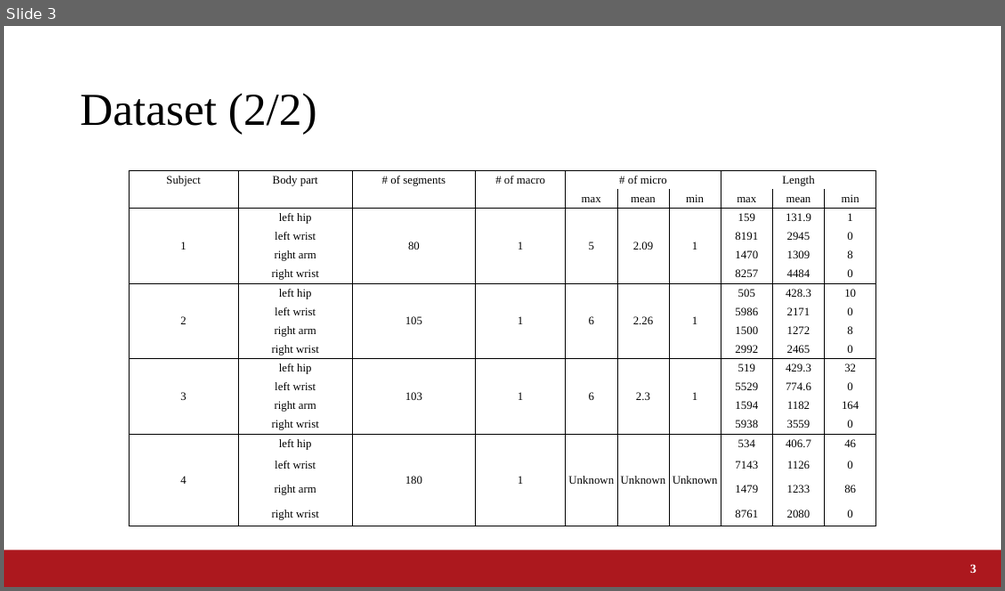
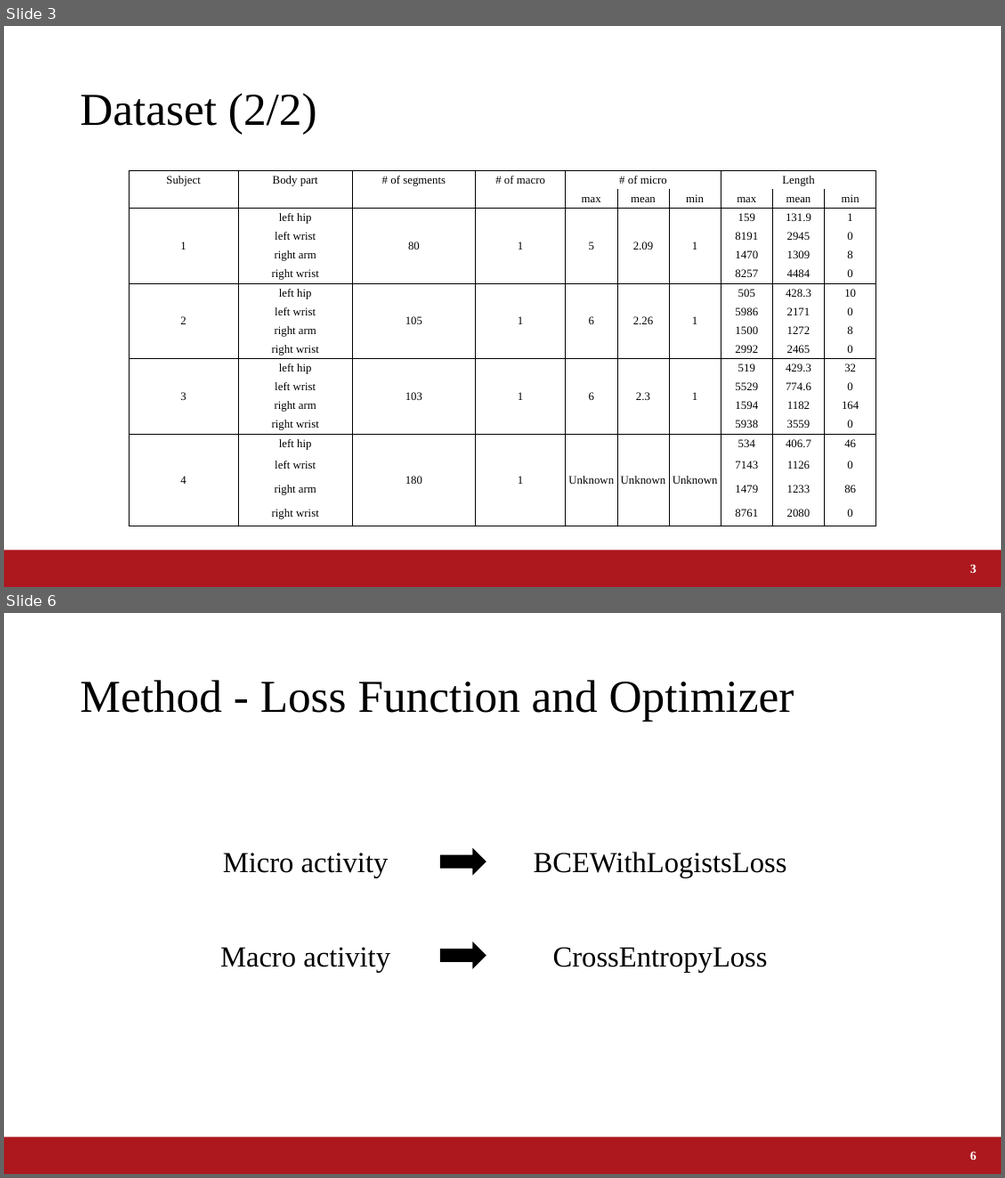
Before and after one commit to a2h1r0/lab, a slide deck: paper/ABC2020CookingChallenge/ABC2020_Fujii.pptx. Shown one above the other, each under a label of ours: slide 3 before the commit, slides 3 and 6 after it; the slides between them are not shown. The pictures are 1005x591 and 1005x1178 pixels, drawn with LibreOffice and Linux fonts; fonts in the diff are those of the drawing; background and template pictures are left out. Boxes give left, top, right and bottom in pixels: in the first picture for what was removed or moved away, otherwise in the second. Text is boxed around its words. In the diff, an @@ line names an element or a change of style, - is before the commit and + after.

```diff
--- a/paper/ABC2020CookingChallenge/ABC2020_Fujii.pptx
+++ b/paper/ABC2020CookingChallenge/ABC2020_Fujii.pptx
@@ slide 6 added at box(4, 613, 1001, 1174), background #FFFFFF; not listed: 1 template element that a slide beside it also shows @@
@@ title added at box(80, 680, 794, 721), 44 pt, text #000000 @@
+Method - Loss Function and Optimizer
@@ group added at box(220, 850, 787, 972): 4 texts, 2 right arrows @@
+Micro activity
+Macro activity
+BCEWithLogistsLoss
+CrossEntropyLoss
@@ page number added at box(970, 1151, 976, 1159), 12 pt, text #FFFFFF, bold @@
+6
```
Also in this commit, not shown: 2 slides changed, 3 other slides added, 1 slide removed, 2 other files.
